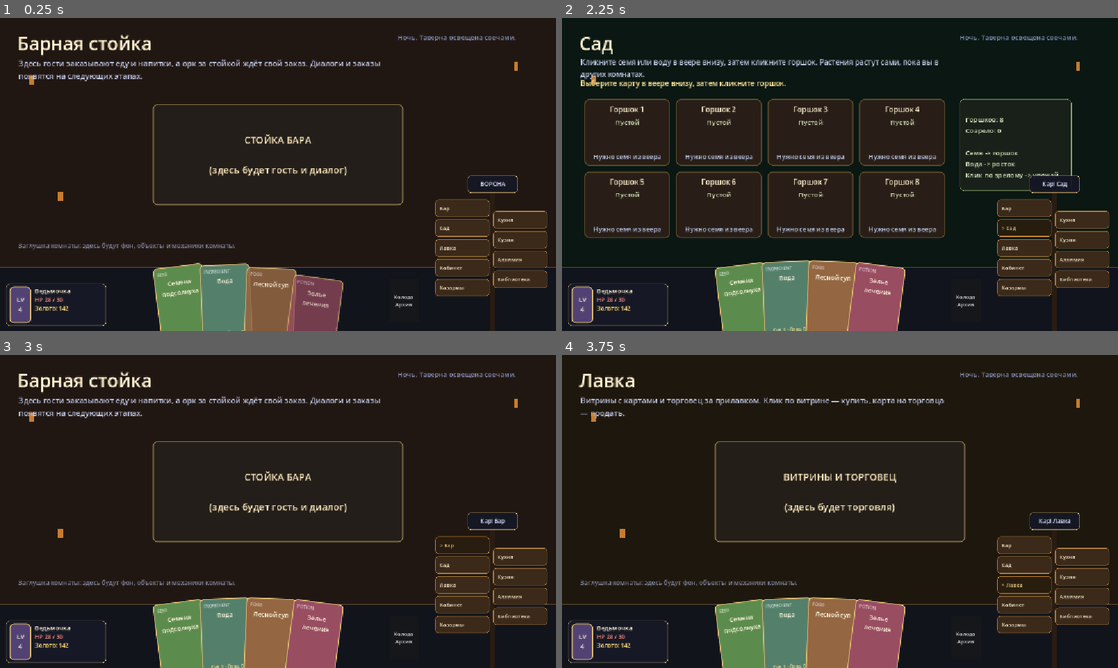
Above: before the commit, frames 1-4 (two rows, left to right).
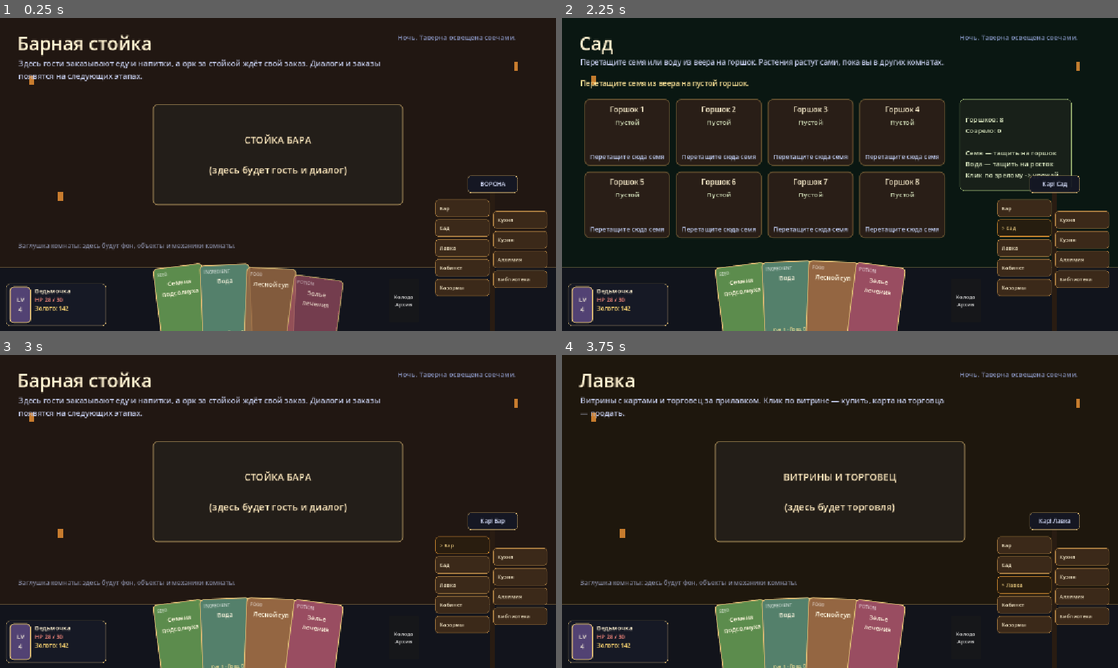
Above: after the commit, the same moments.

Repository: rust1722/eccg
Game: Godot game, scene res://scenes/main.tscn
Same seed, same stepped clock (60 frames per second), same inputs: the game is played once before the commit and once after it.
Inputs:
- Up to frame 1 (0.25 s): no input
- Up to frame 2 (2.25 s): click "Колода Архив" at 0.5 s; click "Закрыть" at 1.25 s; click "Сад" at 2 s
- Up to frame 3 (3 s): click "Бар" at 2.75 s
- Up to frame 4 (3.75 s): click "Лавка" at 3.5 s

Frame 1 is identical in both runs. In frame 2, 2.7% of the frame differs, in the area x 3-89%, y 13-69%; in frame 3, less than 0.1%; in frame 4, less than 0.1%.

Commit message:
Stage 5: drag-and-drop cards (pilot: Garden pots)
Input model approved by the author: clicks stay only in the
Archive (fast), everywhere else cards are DRAGGED from the fan
onto room objects for a tactile 'put it there by hand' feel.

- CardView: native Godot drag (_get_drag_data + preview, source
  fades, restored on drag end); drag_enabled flag set by owner
- HandUI: click-selection from Stage 4 removed; in normal mode
  fan cards are draggable, in archive mode drag is off and
  clicks fly cards as before; hand refresh after outside
  changes is deferred one frame so a dropped card is never
  freed mid-drag
- PotView: drop target (_can_drop_data/_drop_data) - empty pot
  accepts only seeds, sprout accepts only water, gold highlight
  while a suitable card hovers, cleared after drag ends
- GardenRoom: planting/watering now by dropping cards on pots;
  clicks on immature pots only show hints; harvest stays a click
- DESIGN.md: input model + decision log; docs/STAGE_5.md

GDScript verified with gdtoolkit (parse + lint clean); runtime
check pending on author's Godot (F5).

Co-authored-by: arena-agent <297053741+arena-agent@users.noreply.github.com>

Diff:
--- a/scripts/rooms/GardenRoom.gd
+++ b/scripts/rooms/GardenRoom.gd
@@ -1,28 +1,24 @@
 extends Control
 ## Комната «Сад» — первая настоящая механика игры (этап 4).
 ##
-## Как играть (всё кликами, перетаскивание будет позже):
-##   1) клик по карте СЕМЕНИ в веере внизу (карта подсветится золотым),
-##   2) клик по пустому горшку — росток посажен;
-##   3) клик по карте ВОДЫ в веере, клик по ростку — пошёл таймер;
-##   4) когда горшок золотой («Созрело») — клик по нему собирает
-##      урожай в веер, а при полном веере — в Архив.
+## Как играть (карты ТАСКАЮТ мышью — тактильно, рукой на объект):
+##   1) перетащить карту СЕМЕНИ из веера на пустой горшок — посажено;
+##   2) перетащить карту ВОДЫ на росток — пошёл таймер;
+##   3) когда горшок золотой («Созрело») — обычный клик по нему
+##      собирает урожай в веер, а при полном веере — в Архив.
+## Горшок сам подсвечивается, когда над ним держат подходящую карту.
 ## Состояние горшков и таймеры живут в GardenManager, поэтому
 ## растения растут, пока игрок ходит по другим комнатам.
 
 var _status_label: Label
 var _info_label: Label
 var _pots: Array[PotView] = []
-var _hand_ui: HandUI
 var _refresh_accumulator: float = 0.0
 
 
 func _ready() -> void:
 	_build_ui()
 
-	_hand_ui = get_tree().get_first_node_in_group("hand_ui") as HandUI
-	if _hand_ui != null:
-		_hand_ui.selection_changed.connect(_on_selection_changed)
 	GardenManager.garden_changed.connect(_on_garden_changed)
 	_refresh_all()
 	print("[Garden] room opened")
@@ -38,17 +34,6 @@
 		_update_info()
 
 
-func _on_selection_changed(card: CardData) -> void:
-	if card == null:
-		_status_label.text = "Выберите карту в веере внизу, затем кликните горшок."
-	elif card is SeedCardData:
-		_status_label.text = "Выбрано семя: %s. Теперь кликните пустой горшок." % card.title
-	elif card.id == "water":
-		_status_label.text = "Выбрана вода. Теперь кликните посаженный росток."
-	else:
-		_status_label.text = "Выбрано: %s. Эту карту в саду не применить." % card.title
-
-
 func _on_garden_changed() -> void:
 	_refresh_all()
 
@@ -62,7 +47,7 @@
 func _update_info() -> void:
 	var ready_count := GardenManager.get_ready_count()
 	_info_label.text = "Горшков: %d\nСозрело: %d\n\n" % [GardenManager.POT_COUNT, ready_count] \
-		+ "Семя -> горшок\nВода -> росток\nКлик по зрелому -> урожай"
+		+ "Семя — тащить на горшок\nВода — тащить на росток\nКлик по зрелому -> урожай"
 
 
 func _on_pot_clicked(pot_index: int) -> void:
@@ -79,32 +64,22 @@
 		_refresh_all()
 		return
 
-	var selected: CardData = null
-	if _hand_ui != null:
-		selected = _hand_ui.get_selected_card()
-
+	# Клик по незрелому горшку теперь только подсказка: карты сюда таскают.
 	match state:
 		GardenManager.PotState.EMPTY:
-			if selected == null:
-				_status_label.text = "Сначала кликните семя в веере внизу."
-				return
-			if not (selected is SeedCardData):
-				_status_label.text = "Сюда нужно семя, а выбрано: %s." % selected.title
-				return
-			if GardenManager.plant_seed(pot_index, selected):
-				_status_label.text = "Посажено: %s. Теперь нужна вода." % selected.title
+			_status_label.text = "Перетащите сюда семя из веера внизу."
 		GardenManager.PotState.NEEDS_WATER:
-			if selected == null:
-				_status_label.text = "Сначала кликните воду в веере внизу."
-				return
-			if selected.id != "water":
-				_status_label.text = "Ростку нужна вода, а выбрано: %s." % selected.title
-				return
-			if GardenManager.water_pot(pot_index, selected):
-				_status_label.text = "Полито! Таймер пошёл — можно заниматься другими комнатами."
+			_status_label.text = "Перетащите сюда воду из веера внизу."
 		GardenManager.PotState.GROWING:
 			_status_label.text = "Ещё растёт: осталось %d сек." % GardenManager.get_time_left(pot_index)
 
+
+func _on_pot_card_dropped(pot_index: int, card: CardData) -> void:
+	var state := GardenManager.get_pot_state(pot_index)
+	if state == GardenManager.PotState.EMPTY and GardenManager.plant_seed(pot_index, card):
+		_status_label.text = "Посажено: %s. Теперь перетащите сюда воду." % card.title
+	elif state == GardenManager.PotState.NEEDS_WATER and GardenManager.water_pot(pot_index, card):
+		_status_label.text = "Полито! Таймер пошёл — можно заниматься другими комнатами."
 	_refresh_all()
 
 
@@ -136,7 +111,7 @@
 	add_child(title_label)
 
 	var subtitle_label := Label.new()
-	subtitle_label.text = "Кликните семя или воду в веере внизу, затем кликните горшок. " \
+	subtitle_label.text = "Перетащите семя или воду из веера на горшок. " \
 		+ "Растения растут сами, пока вы в других комнатах."
 	subtitle_label.position = Vector2(38, 80)
 	subtitle_label.custom_minimum_size = Vector2(760, 40)
@@ -146,7 +121,7 @@
 	add_child(subtitle_label)
 
 	_status_label = Label.new()
-	_status_label.text = "Выберите карту в веере внизу, затем кликните горшок."
+	_status_label.text = "Перетащите семя из веера на пустой горшок."
 	_status_label.position = Vector2(38, 124)
 	_status_label.custom_minimum_size = Vector2(760, 30)
 	_status_label.autowrap_mode = TextServer.AUTOWRAP_WORD_SMART
@@ -166,6 +141,7 @@
 		var pot := PotView.new()
 		pot.setup(i)
 		pot.pot_clicked.connect(_on_pot_clicked)
+		pot.pot_card_dropped.connect(_on_pot_card_dropped)
 		grid.add_child(pot)
 		_pots.append(pot)
 
--- a/scripts/ui/CardView.gd
+++ b/scripts/ui/CardView.gd
@@ -21,11 +21,14 @@
 }
 
 var card_data: CardData
+## Можно ли таскать эту карту мышью (drag-and-drop в комнатах).
+## Ставит владелец: веер включает таскание, когда Архив закрыт;
+## в панели Архива и в самом веере при открытом Архиве — клики.
+var drag_enabled: bool = false
 
 var _count_label: Label
 var _built: bool = false
 var _pending_count: int = -1
-var _selected: bool = false
 
 
 func setup(card: CardData) -> void:
@@ -44,7 +47,33 @@
 		var mouse_event := event as InputEventMouseButton
 		if mouse_event.button_index == MOUSE_BUTTON_LEFT and mouse_event.pressed:
 			card_clicked.emit(card_data)
-			accept_event()
+			# Когда карту можно таскать, событие не глушим:
+			# иначе Godot не начнёт перетаскивание.
+			if not drag_enabled:
+				accept_event()
+
+
+## Начало перетаскивания (Godot вызывает сам, когда карту потянули).
+## Возвращаем словарь с картой: его получат _can_drop_data/_drop_data
+## у объекта-цели (горшок, стол крафта, гость...).
+func _get_drag_data(_at_position: Vector2) -> Variant:
+	if not drag_enabled or card_data == null:
+		return null
+	var preview := CardView.new()
+	preview.setup(card_data)
+	preview.custom_minimum_size = Vector2(104, 136)
+	preview.size = Vector2(104, 136)
+	preview.modulate = Color(1, 1, 1, 0.85)
+	set_drag_preview(preview)
+	modulate.a = 0.45
+	return {"kind": "hand_card", "card": card_data}
+
+
+func _notification(what: int) -> void:
+	if what == NOTIFICATION_DRAG_END:
+		# Перетаскивание кончилось (сбросили или отменили) —
+		# карта в веере снова непрозрачная.
+		modulate.a = 1.0
 
 
 ## Количество "×N" в ПРАВОМ ВЕРХНЕМ УГЛУ карты (для панели Архива).
@@ -65,16 +94,14 @@
 	_count_label.text = "×%d" % _pending_count
 
 
-## Подсветка выбранной карты (клик в веере вне Архива, этап Сада):
-## золотая толстая рамка вместо обычной.
+## Подсветка рамки (для наведения перетаскиваемой карты и т.п.).
 func set_selected(value: bool) -> void:
-	_selected = value
 	if not _built:
 		return
 	var style := get_theme_stylebox("panel") as StyleBoxFlat
 	if style == null:
 		return
-	if _selected:
+	if value:
 		style.set_border_width_all(4)
 		style.border_color = Color(1.0, 0.85, 0.35)
 	else:
--- a/scripts/ui/HandUI.gd
+++ b/scripts/ui/HandUI.gd
@@ -12,12 +12,10 @@
 ## Какие карты показать, HandUI не придумывает сам: это общий веер
 ## из InventoryManager.current_hand.
 ##
-## В обычном режиме (Архив закрыт) клик по карте ВЫБИРАЕТ её
-## (золотая рамка, сигнал selection_changed) — комната, например Сад,
-## применяет выбранную карту к своему объекту. Этот же веер слушаем
-## снаружи через группу "hand_ui".
-
-signal selection_changed(card)
+## В обычном режиме (Архив закрыт) карты из веера ТАСКАЮТ мышью
+## на объекты комнат (горшок, стол крафта, гость): это даёт тактильное
+## "положил рукой". Клики остаются только при открытом Архиве —
+## там перекидать карты кликами быстрее, чем таскать.
 
 const CARD_SIZE := Vector2(104, 136)
 const FAN_WIDTH: float = 548.0
@@ -33,8 +31,7 @@
 
 var _views: Array[Control] = []
 var _animating: bool = false
-var _selected_card: CardData
-var _selected_view: CardView
+var _refresh_queued: bool = false
 
 
 func _ready() -> void:
@@ -49,38 +46,33 @@
 
 func set_archive_mode(enabled: bool) -> void:
 	archive_mode = enabled
-	if enabled:
-		clear_selection()
-
-
-func get_selected_card() -> CardData:
-	return _selected_card
-
-
-func clear_selection() -> void:
-	if _selected_view != null and is_instance_valid(_selected_view):
-		_selected_view.set_selected(false)
-	_selected_card = null
-	_selected_view = null
-	selection_changed.emit(null)
+	# Архив открыт — таскать нельзя (там клики), закрыт — можно.
+	for view in _views:
+		if view is CardView:
+			(view as CardView).drag_enabled = not enabled
 
 
 func _on_room_changed(_from_room_id: String, _to_room_id: String) -> void:
-	clear_selection()
-
-
-## Веер поменялся снаружи (Сад забрал семя, урожай упал в веер и т.д.).
+	# Нижняя панель при смене комнат никак не меняется; здесь делать нечего,
+	# подключение оставлено на будущее (бой и т.п.).
+	pass
+
+
+## Веер поменялся снаружи (Сад забрал семя при сбросе карты, урожай
+## упал в веер и т.д.). Обновляемся С ОТСРОЧКОЙ на кадр: прямо сейчас
+## может ещё идти drag-and-drop, и освобождать перетаскиваемую карту
+## в середине сброса нельзя.
 ## Во время собственных анимаций Архива не мешаем: там виды уже верные.
 func _on_hand_changed() -> void:
-	if _animating:
-		return
-	_refresh_instant()
+	if _animating or _refresh_queued:
+		return
+	_refresh_queued = true
+	_refresh_instant.call_deferred()
 
 
 ## Пересобрать веер на месте, без выезда снизу (для внешних изменений).
 func _refresh_instant() -> void:
-	_selected_card = null
-	_selected_view = null
+	_refresh_queued = false
 	_clear_views()
 
 	var cards := InventoryManager.get_hand()
@@ -106,25 +98,17 @@
 func _make_card_view(card: CardData) -> CardView:
 	var view := CardView.new()
 	view.setup(card)
+	view.drag_enabled = not archive_mode
 	view.card_clicked.connect(_on_card_view_clicked.bind(view))
 	return view
 
 
 func _on_card_view_clicked(_card: CardData, view: CardView) -> void:
-	if _animating:
-		return
-	if archive_mode:
-		animate_card_to_archive(view)
-		return
-	# Обычный режим: клик выбирает карту (второй клик по ней же — снять).
-	if _selected_view == view:
-		clear_selection()
-		return
-	clear_selection()
-	_selected_card = view.card_data
-	_selected_view = view
-	view.set_selected(true)
-	selection_changed.emit(_selected_card)
+	# Клики по вееру работают только при открытом Архиве (улететь в Архив).
+	# В комнатах карты не кликают, а таскают на объекты.
+	if not archive_mode or _animating:
+		return
+	animate_card_to_archive(view)
 
 
 ## Раскладка веера: чем больше карт, тем сильнее они сжимаются
--- a/scripts/ui/PotView.gd
+++ b/scripts/ui/PotView.gd
@@ -5,8 +5,10 @@
 ## Логика (посадить/полить/собрать) — в GardenRoom и GardenManager.
 
 signal pot_clicked(pot_index: int)
+signal pot_card_dropped(pot_index: int, card: CardData)
 
 var pot_index: int = 0
+var _drop_highlight: bool = false
 
 var _style: StyleBoxFlat
 var _title_label: Label
@@ -35,6 +37,46 @@
 			accept_event()
 
 
+func _process(_delta: float) -> void:
+	# Перетаскивание закончилось где-то в другом месте: снять подсветку.
+	if _drop_highlight and get_viewport() != null and not get_viewport().gui_is_dragging():
+		_drop_highlight = false
+		refresh_display()
+
+
+## Сюда ли можно сбросить перетаскиваемую карту прямо сейчас?
+## Пустой горшок берёт только семена, росток — только воду.
+func _can_drop_data(_at_position: Vector2, data: Variant) -> bool:
+	var card := _card_from_drag_data(data)
+	var can_drop := false
+	if card != null:
+		var state := GardenManager.get_pot_state(pot_index)
+		if state == GardenManager.PotState.EMPTY and card is SeedCardData:
+			can_drop = true
+		elif state == GardenManager.PotState.NEEDS_WATER and card.id == "water":
+			can_drop = true
+	if can_drop != _drop_highlight:
+		_drop_highlight = can_drop
+		refresh_display()
+	return can_drop
+
+
+func _drop_data(_at_position: Vector2, data: Variant) -> void:
+	_drop_highlight = false
+	var card := _card_from_drag_data(data)
+	if card != null:
+		pot_card_dropped.emit(pot_index, card)
+	refresh_display()
+
+
+func _card_from_drag_data(data: Variant) -> CardData:
+	if data is Dictionary:
+		var dict := data as Dictionary
+		if String(dict.get("kind", "")) == "hand_card":
+			return dict.get("card") as CardData
+	return null
+
+
 func refresh_display() -> void:
 	if not _built:
 		return
@@ -43,6 +85,11 @@
 	var seed := pot["seed_card"] as SeedCardData
 
 	custom_minimum_size = Vector2(178, 138)
+	if _drop_highlight:
+		_style.border_color = Color(1.0, 0.85, 0.35)
+		_style.set_border_width_all(4)
+	else:
+		_style.set_border_width_all(2)
 	_title_label.text = "Горшок %d" % (pot_index + 1)
 
 	match state:
@@ -50,12 +97,12 @@
 			_style.bg_color = Color(0.16, 0.12, 0.09)
 			_style.border_color = Color(0.5, 0.38, 0.22, 0.7)
 			_state_label.text = "Пустой"
-			_timer_label.text = "Нужно семя из веера"
+			_timer_label.text = "Перетащите сюда семя"
 		GardenManager.PotState.NEEDS_WATER:
 			_style.bg_color = Color(0.13, 0.17, 0.10)
 			_style.border_color = Color(0.55, 0.62, 0.35, 0.8)
 			_state_label.text = "Росток: %s" % (seed.title if seed != null else "?")
-			_timer_label.text = "Нужна вода из веера"
+			_timer_label.text = "Перетащите сюда воду"
 		GardenManager.PotState.GROWING:
 			_style.bg_color = Color(0.10, 0.20, 0.12)
 			_style.border_color = Color(0.4, 0.7, 0.4, 0.9)
Not shown, changed: docs/DESIGN.md
Not shown, added: docs/STAGE_5.md
